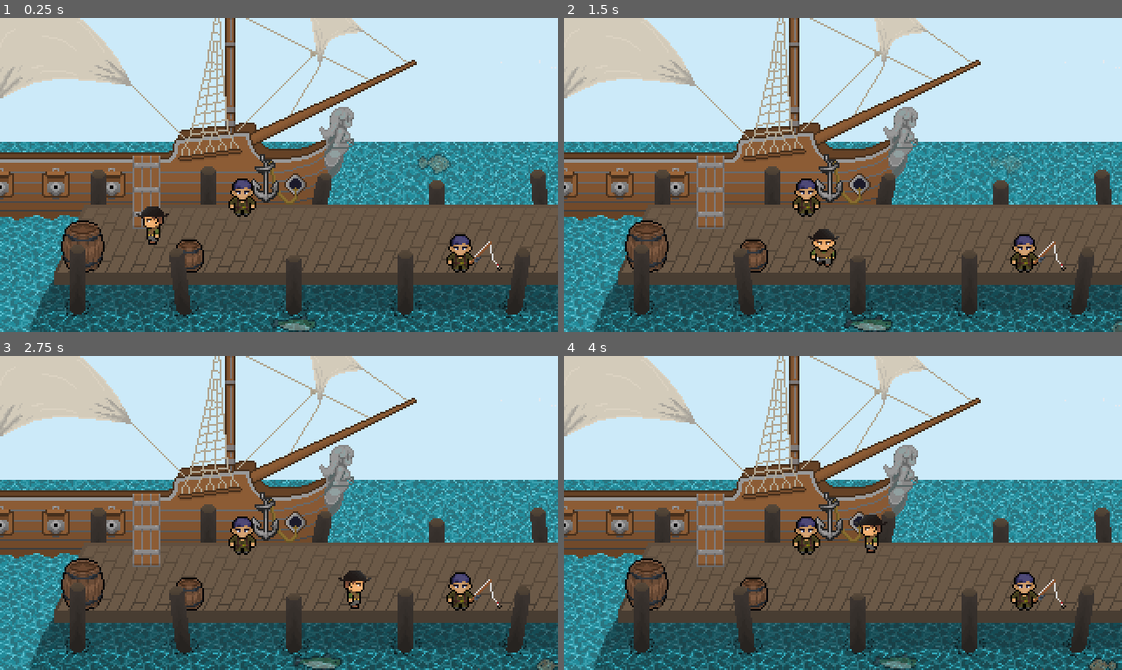
Above: before the commit, frames 1-4 (two rows, left to right).
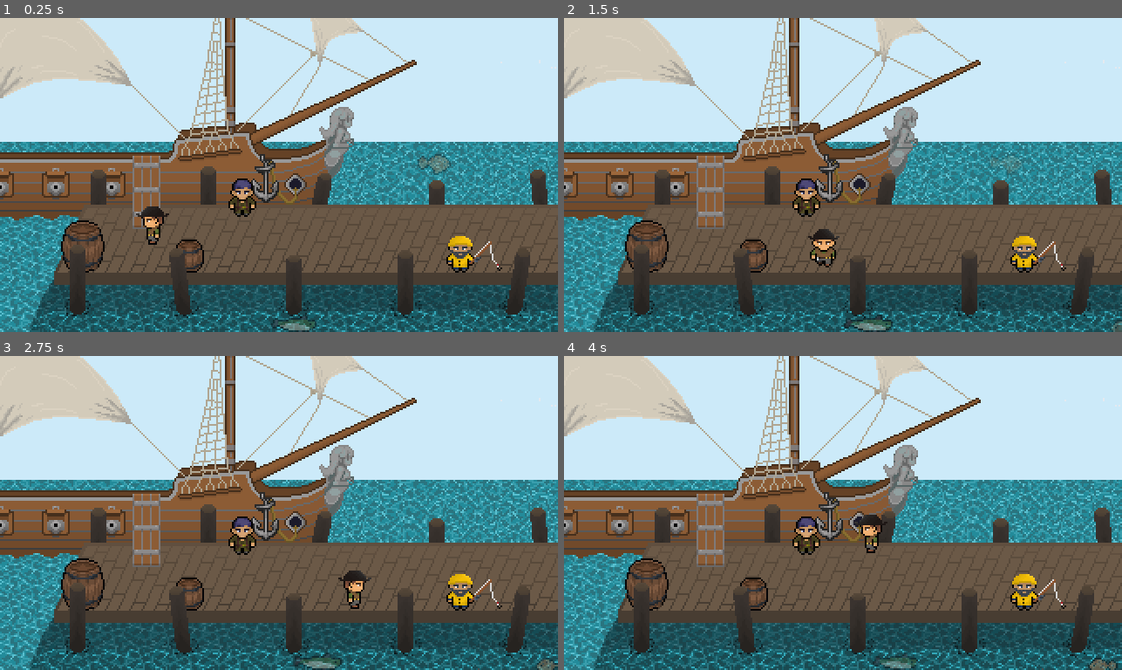
Above: after the commit, the same moments.

Repository: PikaBlue107/gaberbocchus
Game: Godot game, scene res://World.tscn
The game is run twice, just before and just after one commit, with the same random seed, the same clock (stepped at 60 frames per second) and the same inputs.
Inputs:
- Up to frame 1 (0.25 s): no input
- Up to frame 2 (1.5 s): hold Right (ui_right) 0.53-1.28 s; tap X (attack) at 0.6 s; hold Down (ui_down) from 1.28 s (still down); tap K (roll) at 1.35 s
- Up to frame 3 (2.75 s): release Down (ui_down) at 2.03 s; hold Right (ui_right) from 2.03 s (still down); tap X (attack) at 2.1 s
- Up to frame 4 (4 s): release Right (ui_right) at 2.78 s; hold Up (ui_up) 2.78-3.53 s; tap K (roll) at 2.85 s; tap Enter at 3.5 s; hold Left (ui_left) from 3.53 s (still down); tap X (attack) at 3.6 s

The runs differ from the first frame. In frame 1, 0.3% of the frame differs, in the area x 80-85%, y 68-80%; in frame 2, 0.3%; in frame 3, 0.3%; in frame 4, 0.3%.

Commit message:
refactor: export choice of character in DockCharacter scene

Diff:
--- /dev/null
+++ b/project/NPCs/Dock/DockCharacter.gd
@@ -0,0 +1,33 @@
+tool
+extends StaticBody2D
+
+
+# Character number controls which character is displayed
+export(int) var character_num = 1 setget set_character_num, get_character_num
+
+func set_character_num(value: int):
+	# bounds overriding
+	if value < 1:
+		value = 1
+	if value > 3:
+		value = 3
+	# set the actual value
+	character_num = value
+
+	# if not yet in scene, wait until we are
+	if not is_inside_tree():
+		yield(self, 'ready');
+	# update the child sprite to use the right character
+	$Sprite.frame = character_num - 1
+#	if is_inside_tree():
+#		$Sprite.frame = character_num - 1
+#func _ready():
+#	sprite.frame = character_num - 1
+
+
+func get_character_num():
+	# if we're loaded, refresh character_num based on the sprite's frame
+	if is_inside_tree():
+		character_num = $Sprite.frame + 1
+	# report whatever we've got, loaded or not
+	return character_num
--- a/project/NPCs/Dock/DockCharacter.tscn
+++ b/project/NPCs/Dock/DockCharacter.tscn
@@ -1,6 +1,7 @@
-[gd_scene load_steps=3 format=2]
+[gd_scene load_steps=4 format=2]
 
 [ext_resource path="res://NPCs/Dock/DockCharacters.png" type="Texture" id=1]
+[ext_resource path="res://NPCs/Dock/DockCharacter.gd" type="Script" id=2]
 
 [sub_resource type="CapsuleShape2D" id=1]
 radius = 4.0
@@ -8,6 +9,7 @@
 
 [node name="StaticBody2D" type="StaticBody2D"]
 position = Vector2( 126, 134 )
+script = ExtResource( 2 )
 __meta__ = {
 "_edit_group_": true
 }
